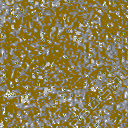
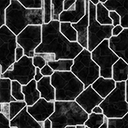
Layered file, before and after one edit (128 x 128). Changes by layer:
added layer "Layer 2" above "Layer 1" over [0, 0, 128, 128]
